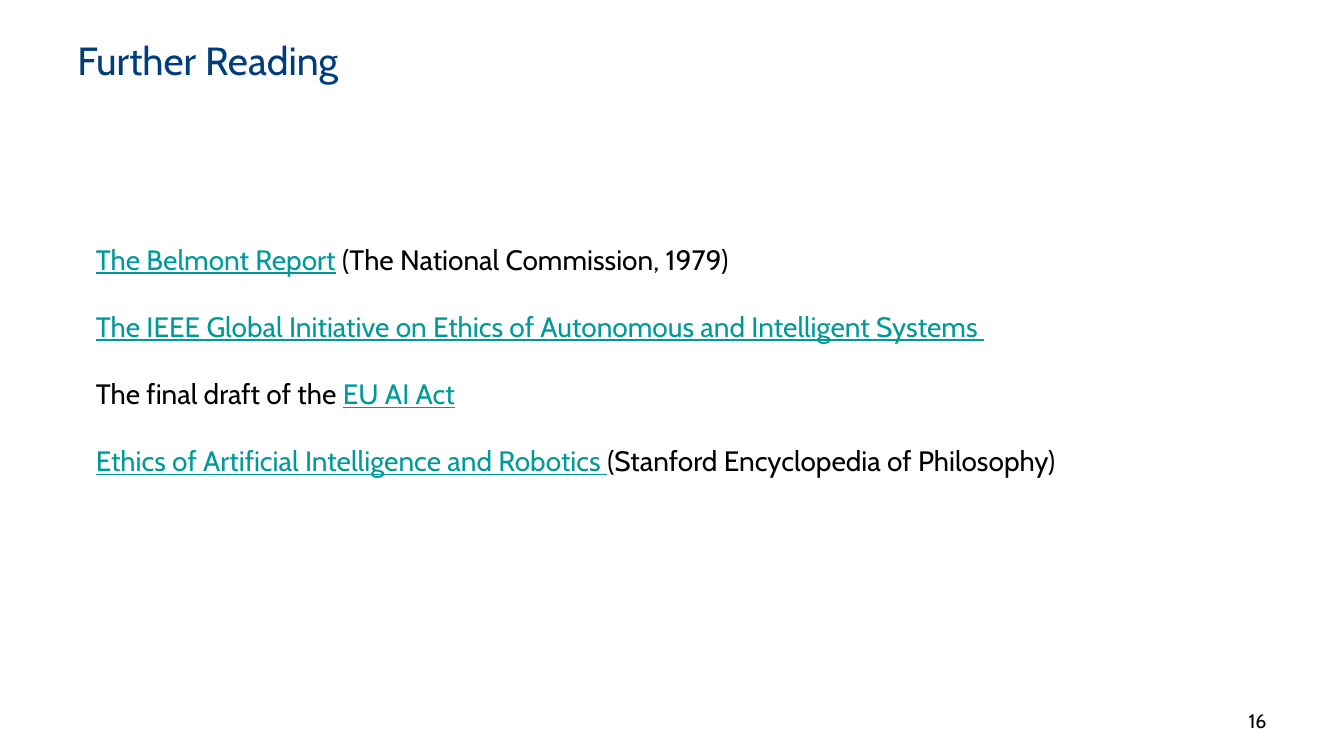
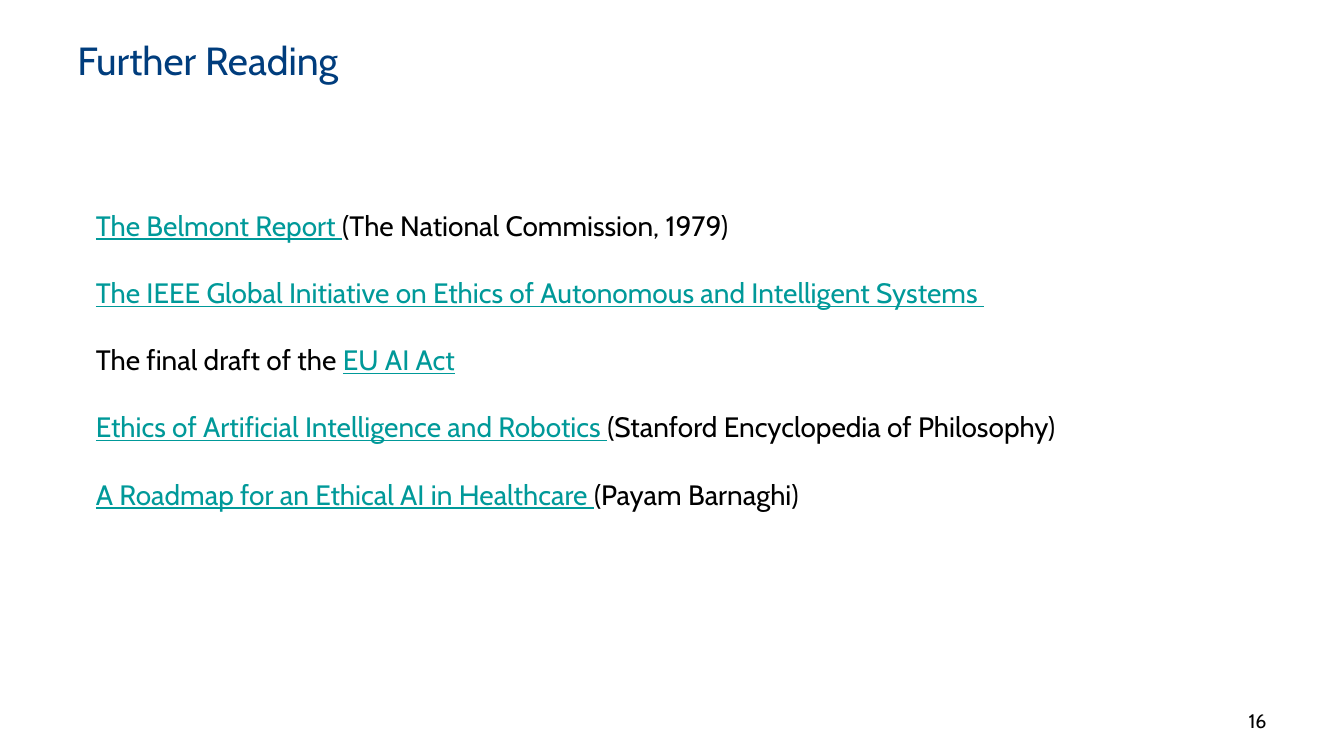
Before and after one commit to ML4NS/ml4ns.github.io, a slide deck: slide 16 of slides/Ethical AI - Principles and Practices/Ethical AI - Principles and Practices.pptx. Drawn at 1344x756 pixels with LibreOffice and Linux fonts; fonts in the diff are those of the drawing; background and template pictures are left out. Boxes give left, top, right and bottom in pixels: in the first picture for what was removed or moved away, otherwise in the second. Text is boxed around its words. In the diff, an @@ line names an element or a change of style, - is before the commit and + after.

```diff
--- a/slides/Ethical AI - Principles and Practices/Ethical AI - Principles and Practices.pptx
+++ b/slides/Ethical AI - Principles and Practices/Ethical AI - Principles and Practices.pptx
@@ text "The Belmont Report (The National ...": place and size @@
-text "The Belmont Report (The National ..." at box(96, 249, 1055, 478)
+text "The Belmont Report (The National ..." at box(96, 215, 1055, 511)
@@ text at box(96, 484, 799, 511): paragraph added @@
+A Roadmap for an Ethical AI in Healthcare (Payam Barnaghi)
```
